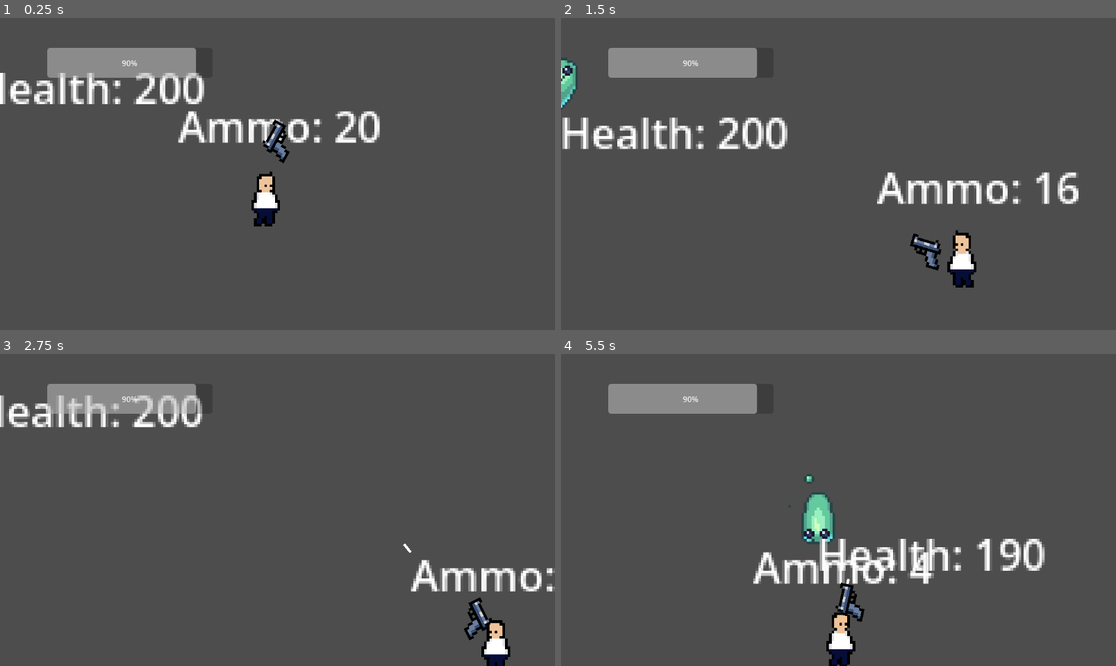
Above: before the commit, frames 1-4 (two rows, left to right).
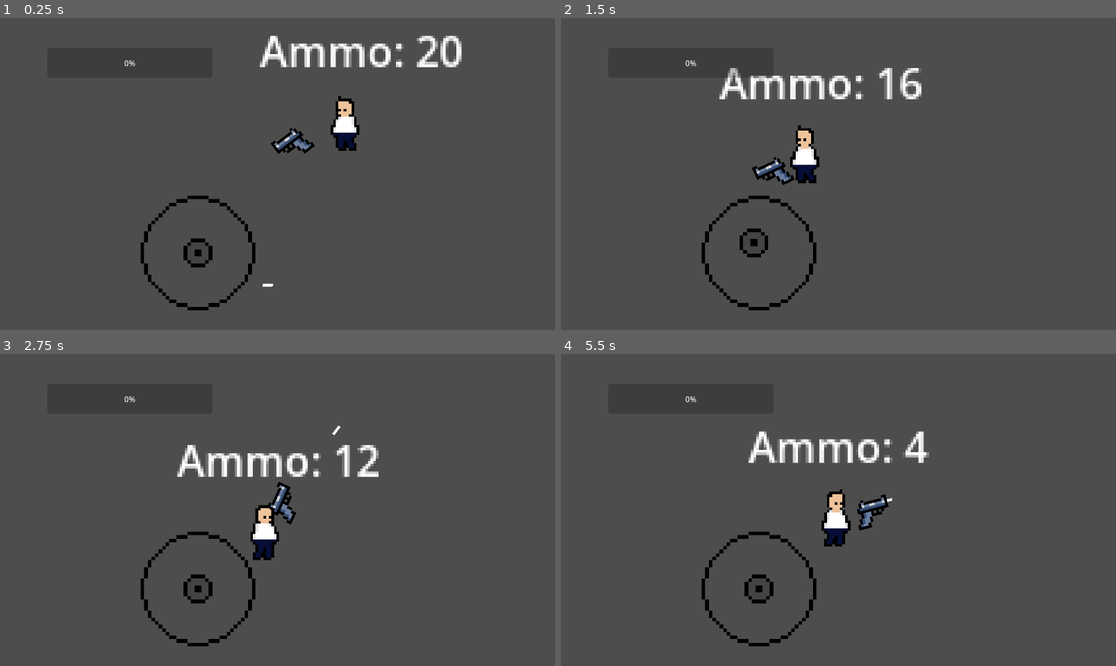
Above: after the commit, the same moments.

Repository: piedevfr/Top-Down-Shooter-Game
Game: Godot game, scene res://Scenes/test.tscn
The game is run twice, just before and just after one commit, with the same random seed, the same clock (stepped at 60 frames per second) and the same inputs.
Inputs (mouse positions are in pixels of both pictures, inside the frame that each line leads up to):
- Up to frame 1 (0.25 s): no input
- Up to frame 2 (1.5 s): move the mouse to (960, 158) at 0.52 s; press the mouse at (960, 158) at 0.53 s; hold D (right) 0.53-1.28 s; move the mouse to (727, 189) at 1.27 s; release the mouse at (727, 189) at 1.28 s; hold S (down) from 1.28 s (still down); click (727, 189) at 1.35 s
- Up to frame 3 (2.75 s): move the mouse to (333, 441) at 2.02 s; release S (down) at 2.03 s; press the mouse at (333, 441) at 2.03 s; hold D (right) from 2.03 s (still down)
- Up to frame 4 (5.5 s): move the mouse to (810, 572) at 2.77 s; release D (right) at 2.78 s; release the mouse at (810, 572) at 2.78 s; hold W (up) 2.78-3.53 s; click (810, 572) at 2.85 s; move the mouse to (1005, 556) at 3.52 s; press the mouse at (1005, 556) at 3.53 s; hold A (left) 3.53-5.03 s; move the mouse to (672, 463) at 4.27 s; release the mouse at (672, 463) at 4.28 s; click (672, 463) at 4.35 s; move the mouse to (866, 510) at 5.02 s; press the mouse at (866, 510) at 5.03 s; hold S (down) from 5.03 s (still down)

The runs differ from the first frame. In frame 1, 10% of the frame differs, in the area x 0-84%, y 5-94%; in frame 2, 11%, in the area x 0-94%, y 9-94%; in frame 3, 9.3%; in frame 4, 11%.
Error after the commit: Parse Error: Identifier "STATE" not declared in the current scope. (res://Scripts/Enemy_Scripts/Zombie/zombie.gd:29)

Commit message:
revert to last commit

Diff:
--- a/Scenes/Enemies/Zombie/zombie.tscn
+++ b/Scenes/Enemies/Zombie/zombie.tscn
@@ -88,35 +88,107 @@
 atlas = ExtResource("2_ovjh8")
 region = Rect2(576, 0, 64, 64)
 
+[sub_resource type="AtlasTexture" id="AtlasTexture_mab5i"]
+atlas = ExtResource("2_q6bce")
+region = Rect2(0, 0, 64, 64)
+
+[sub_resource type="AtlasTexture" id="AtlasTexture_i58uf"]
+atlas = ExtResource("2_q6bce")
+region = Rect2(64, 0, 64, 64)
+
+[sub_resource type="AtlasTexture" id="AtlasTexture_yvbjq"]
+atlas = ExtResource("2_q6bce")
+region = Rect2(128, 0, 64, 64)
+
+[sub_resource type="AtlasTexture" id="AtlasTexture_kdp4o"]
+atlas = ExtResource("2_q6bce")
+region = Rect2(192, 0, 64, 64)
+
+[sub_resource type="AtlasTexture" id="AtlasTexture_x62v6"]
+atlas = ExtResource("2_q6bce")
+region = Rect2(256, 0, 64, 64)
+
+[sub_resource type="AtlasTexture" id="AtlasTexture_x06m6"]
+atlas = ExtResource("2_q6bce")
+region = Rect2(320, 0, 64, 64)
+
+[sub_resource type="AtlasTexture" id="AtlasTexture_21kg6"]
+atlas = ExtResource("2_q6bce")
+region = Rect2(384, 0, 64, 64)
+
+[sub_resource type="AtlasTexture" id="AtlasTexture_hves5"]
+atlas = ExtResource("2_q6bce")
+region = Rect2(448, 0, 64, 64)
+
 [sub_resource type="AtlasTexture" id="AtlasTexture_q8gh1"]
-atlas = ExtResource("2_q6bce")
+atlas = ExtResource("2_nvpn5")
 region = Rect2(0, 0, 64, 64)
 
 [sub_resource type="AtlasTexture" id="AtlasTexture_a7lcw"]
-atlas = ExtResource("2_q6bce")
+atlas = ExtResource("2_nvpn5")
 region = Rect2(64, 0, 64, 64)
 
 [sub_resource type="AtlasTexture" id="AtlasTexture_ycinh"]
-atlas = ExtResource("2_q6bce")
+atlas = ExtResource("2_nvpn5")
 region = Rect2(128, 0, 64, 64)
 
 [sub_resource type="AtlasTexture" id="AtlasTexture_smwuj"]
-atlas = ExtResource("2_q6bce")
+atlas = ExtResource("2_nvpn5")
 region = Rect2(192, 0, 64, 64)
 
 [sub_resource type="AtlasTexture" id="AtlasTexture_fg10m"]
-atlas = ExtResource("2_q6bce")
+atlas = ExtResource("2_nvpn5")
 region = Rect2(256, 0, 64, 64)
 
 [sub_resource type="AtlasTexture" id="AtlasTexture_l6rjj"]
-atlas = ExtResource("2_q6bce")
+atlas = ExtResource("2_nvpn5")
 region = Rect2(320, 0, 64, 64)
 
 [sub_resource type="AtlasTexture" id="AtlasTexture_v38x2"]
-atlas = ExtResource("2_q6bce")
+atlas = ExtResource("2_nvpn5")
 region = Rect2(384, 0, 64, 64)
 
 [sub_resource type="AtlasTexture" id="AtlasTexture_ag5qn"]
+atlas = ExtResource("2_nvpn5")
+region = Rect2(448, 0, 64, 64)
+
+[sub_resource type="AtlasTexture" id="AtlasTexture_8nye6"]
+atlas = ExtResource("2_nvpn5")
+region = Rect2(512, 0, 64, 64)
+
+[sub_resource type="AtlasTexture" id="AtlasTexture_6m5q1"]
+atlas = ExtResource("2_nvpn5")
+region = Rect2(576, 0, 64, 64)
+
+[sub_resource type="AtlasTexture" id="AtlasTexture_1xryv"]
+atlas = ExtResource("2_q6bce")
+region = Rect2(0, 0, 64, 64)
+
+[sub_resource type="AtlasTexture" id="AtlasTexture_4vojc"]
+atlas = ExtResource("2_q6bce")
+region = Rect2(64, 0, 64, 64)
+
+[sub_resource type="AtlasTexture" id="AtlasTexture_qdrsj"]
+atlas = ExtResource("2_q6bce")
+region = Rect2(128, 0, 64, 64)
+
+[sub_resource type="AtlasTexture" id="AtlasTexture_5emk7"]
+atlas = ExtResource("2_q6bce")
+region = Rect2(192, 0, 64, 64)
+
+[sub_resource type="AtlasTexture" id="AtlasTexture_2k5j3"]
+atlas = ExtResource("2_q6bce")
+region = Rect2(256, 0, 64, 64)
+
+[sub_resource type="AtlasTexture" id="AtlasTexture_uegim"]
+atlas = ExtResource("2_q6bce")
+region = Rect2(320, 0, 64, 64)
+
+[sub_resource type="AtlasTexture" id="AtlasTexture_gb2mj"]
+atlas = ExtResource("2_q6bce")
+region = Rect2(384, 0, 64, 64)
+
+[sub_resource type="AtlasTexture" id="AtlasTexture_45ayl"]
 atlas = ExtResource("2_q6bce")
 region = Rect2(448, 0, 64, 64)
 
@@ -193,10 +265,34 @@
 }],
 "loop": true,
 "name": &"Die",
-"speed": 9.0
+"speed": 7.0
 }, {
 "frames": [{
 "duration": 1.0,
+"texture": SubResource("AtlasTexture_mab5i")
+}, {
+"duration": 1.0,
+"texture": SubResource("AtlasTexture_i58uf")
+}, {
+"duration": 1.0,
+"texture": SubResource("AtlasTexture_yvbjq")
+}, {
+"duration": 1.0,
+"texture": SubResource("AtlasTexture_kdp4o")
+}, {
+"duration": 1.0,
+"texture": SubResource("AtlasTexture_x62v6")
+}, {
+"duration": 1.0,
+"texture": SubResource("AtlasTexture_x06m6")
+}, {
+"duration": 1.0,
+"texture": SubResource("AtlasTexture_21kg6")
+}, {
+"duration": 1.0,
+"texture": SubResource("AtlasTexture_hves5")
+}, {
+"duration": 1.0,
 "texture": SubResource("AtlasTexture_q8gh1")
 }, {
 "duration": 1.0,
@@ -219,6 +315,36 @@
 }, {
 "duration": 1.0,
 "texture": SubResource("AtlasTexture_ag5qn")
+}, {
+"duration": 1.0,
+"texture": SubResource("AtlasTexture_8nye6")
+}, {
+"duration": 1.0,
+"texture": SubResource("AtlasTexture_6m5q1")
+}, {
+"duration": 1.0,
+"texture": SubResource("AtlasTexture_1xryv")
+}, {
+"duration": 1.0,
+"texture": SubResource("AtlasTexture_4vojc")
+}, {
+"duration": 1.0,
+"texture": SubResource("AtlasTexture_qdrsj")
+}, {
+"duration": 1.0,
+"texture": SubResource("AtlasTexture_5emk7")
+}, {
+"duration": 1.0,
+"texture": SubResource("AtlasTexture_2k5j3")
+}, {
+"duration": 1.0,
+"texture": SubResource("AtlasTexture_uegim")
+}, {
+"duration": 1.0,
+"texture": SubResource("AtlasTexture_gb2mj")
+}, {
+"duration": 1.0,
+"texture": SubResource("AtlasTexture_45ayl")
 }],
 "loop": true,
 "name": &"Run",
@@ -236,7 +362,8 @@
 
 [node name="AnimatedSprite2D" type="AnimatedSprite2D" parent="." unique_id=1998757659]
 sprite_frames = SubResource("SpriteFrames_v3vmx")
-animation = &"Die"
+animation = &"Attack"
+frame_progress = 0.74542344
 
 [node name="Health" type="Label" parent="." unique_id=1686169754]
 offset_right = 40.0
@@ -247,8 +374,15 @@
 script = ExtResource("6_nvpn5")
 metadata/_custom_type_script = "uid://qdti2fw64p42"
 
-[node name="CollisionShape2D - hit" type="CollisionShape2D" parent="Hurtbox" unique_id=748321864]
+[node name="CollisionShape2D - hurt" type="CollisionShape2D" parent="Hurtbox" unique_id=1439205153]
 shape = SubResource("CircleShape2D_q6bce")
 
+[node name="Hitbox" type="Area2D" parent="." unique_id=1294481175]
+script = ExtResource("5_g82a4")
+free_on_collision = false
+metadata/_custom_type_script = "uid://dgjuahvt21mt1"
+
+[node name="CollisionShape2D - hit" type="CollisionShape2D" parent="Hitbox" unique_id=748321864]
+shape = SubResource("CircleShape2D_q6bce")
+
 [connection signal="body_entered" from="Hurtbox" to="." method="_on_hurtbox_body_entered"]
-[connection signal="body_exited" from="Hurtbox" to="." method="_on_hurtbox_body_exited"]
--- a/Scenes/test.tscn
+++ b/Scenes/test.tscn
@@ -7,8 +7,7 @@
 [node name="Node2D" type="Node2D" unique_id=1233500055]
 
 [node name="Player" parent="." unique_id=222796903 instance=ExtResource("1_f4unn")]
-position = Vector2(128, 62)
-mobile = false
+position = Vector2(-52, 48)
 
 [node name="Zombie" parent="." unique_id=427439122 instance=ExtResource("2_jaepq")]
 position = Vector2(5, 2)
--- a/Scripts/Enemy_Scripts/Zombie/zombie.gd
+++ b/Scripts/Enemy_Scripts/Zombie/zombie.gd
@@ -4,50 +4,21 @@
 @onready var attack_cooldown : Timer = Timer.new()
 #@onready var hitbox: Hitbox = $Hitbox
 
-enum STATE{
-	ATTACK,
-	FOLLOW,
-	DEAD
-}
-
-var state : STATE
-var touching_player : bool
-var can_attack : bool = true
-var alive: bool = true
-
-
-func _ready() -> void:
-	initialize_entity()
-	attack_cooldown.timeout.connect(on_attack_cooldown_timeout)
-	add_child(attack_cooldown)
-
+var state : String = "follow"
 
 func _physics_process(delta: float) -> void:
-	#print(animated_sprite.sprite_frames.get_animation_speed("Attack") / animated_sprite.sprite_frames.get_frame_count("Attack"))
-	#print(animated_sprite.frame)
-	#print(can_attack)
-	if touching_player == true:
-		state = STATE.ATTACK
-	elif alive:
-		state = STATE.FOLLOW
-
-	match state:
-		STATE.FOLLOW:
-			follow(delta)
-		STATE.DEAD:
-			alive = false
-			if animated_sprite.frame == 10:
-				queue_free()
-		STATE.ATTACK:
-			if alive == true:
-				if animated_sprite.animation != "Attack":
-					animated_sprite.play("Attack")
-				print(animated_sprite.animation, animated_sprite.frame)
-				if animated_sprite.frame == 4:
-					attack()
-				elif animated_sprite.frame == 9 and touching_player == false:
-					state = STATE.FOLLOW
-
+	print(state)
+	if state == "follow":
+		follow(delta)
+	if state == "death":
+		if animated_sprite.frame == 10:
+			queue_free()
+	if state == "attack":
+		animated_sprite.play("Attack")
+		if animated_sprite.frame == 4:
+			attack()
+		elif animated_sprite.frame == 9:
+			state = "follow"
 
 func follow(delta : float):
 	move_to_player(delta)
@@ -62,13 +33,8 @@
 	animated_sprite.play("Die")
 
 func _on_hurtbox_body_entered(body: Node2D) -> void:
-	if body == player:
-		touching_player = true
-
-
-func _on_hurtbox_body_exited(body: Node2D) -> void:
-	if body == player:
-		touching_player = false
+	if body is Player:
+		state = "attack"
 
 
 func attack():
--- a/Scripts/Player_Scripts/player.gd
+++ b/Scripts/Player_Scripts/player.gd
@@ -1,21 +1,21 @@
 class_name Player
 extends CharacterBody2D
 
+var direction
 @onready var ammo: Label = $Ammo
 @onready var health_label: ProgressBar = $"test_UI/health_UI"
 @onready var animated_sprite: AnimatedSprite2D = $AnimatedSprite2D
 @onready var joystick = $"test_UI/Joystick"
 
 @export var show_ammo : bool
+@export var gun : Node2D
+@export var health : int = 100
 @export var mobile : bool
-@export var gun : Node2D
-@export var health : int = clamp(100, 0, 100)
 
 var speed = 150.0
-var direction
 
 func _ready() -> void:
-	joystick.visible = true
+	position = Vector2(0,0)
 
 func _physics_process(_delta: float) -> void:
 	#print(health)
@@ -33,11 +33,6 @@
 	elif show_ammo == false:
 		ammo.visible = false
 
-	if health <= 0:
-		die()
-
-	health_label.value = health
-
 	rotate_sprite()
 	move_and_slide()
 
@@ -48,9 +43,6 @@
 	else:
 		animated_sprite.flip_h = false
 
-func die():
-	queue_free()
-
 func _on_hurtbox_entered(body: Hitbox, damage_amount: int) -> void:
 	print("taking damage")
 	health -= damage_amount
